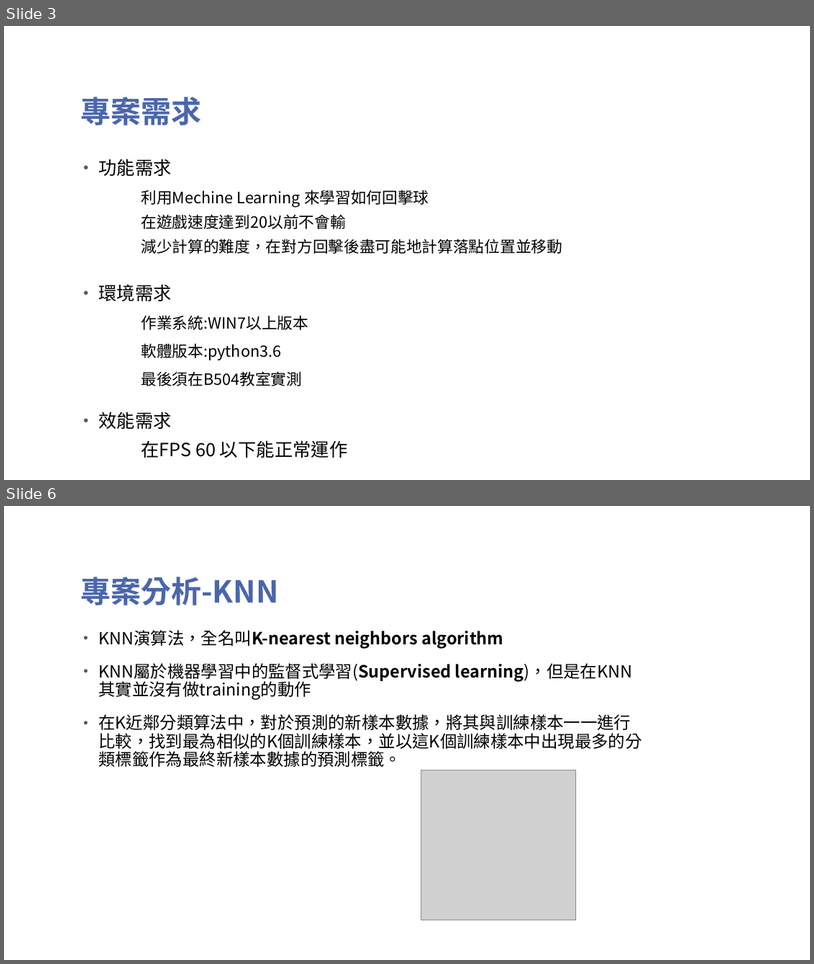
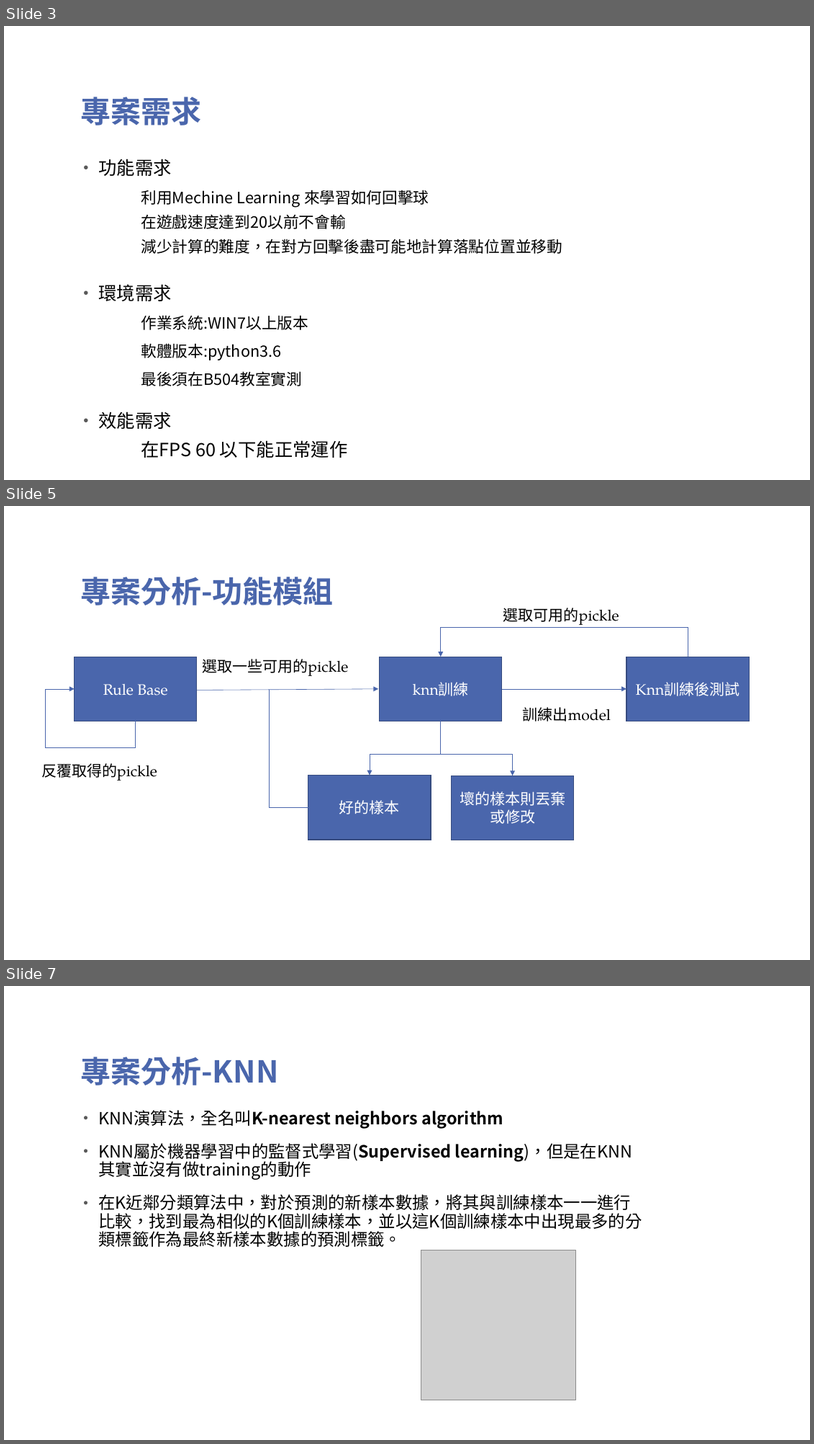
Before and after one commit to TsaiHaoWei/Machine-Learning, a slide deck: Finally project/Pingpong_第六組.pptx. Shown one above the other, each under a label of ours: slides 3 and 6 before the commit, slides 3, 5 and 7 after it; the slides between them are not shown. The pictures are 814x964 and 814x1444 pixels, drawn with LibreOffice and Linux fonts; fonts in the diff are those of the drawing; grey boxes stand for pictures; background and template pictures are left out. Boxes give left, top, right and bottom in pixels: in the first picture for what was removed or moved away, otherwise in the second. Text is boxed around its words. In the diff, an @@ line names an element or a change of style, - is before the commit and + after.

```diff
--- a/Finally project/Pingpong_第六組.pptx
+++ b/Finally project/Pingpong_第六組.pptx
@@ slide 5 added at [4,506,810,960], background picture (left out) @@
@@ title added at [80,577,334,605], 36 pt, text #4A66AC, bold @@
+專案分析-功能模組
@@ text added at [504,608,620,624], 18 pt, text #000000 @@
+選取可用的pickle
@@ elbow line added from (688, 656) to (441, 627), #4A66AC 0.5 pt @@
@@ arrow added from (441, 627) to (441, 656), #4A66AC 0.5 pt @@
@@ rectangle added at [74,656,196,721], fill #4A66AC, outline #374B7F 1 pt, 18 pt, text #FFFFFF @@
+Rule Base
@@ rectangle added at [380,656,502,721], fill #4A66AC, outline #374B7F 1 pt, 18 pt, text #FFFFFF @@
+knn訓練
@@ rectangle added at [627,656,748,721], fill #4A66AC, outline #374B7F 1 pt, 18 pt, text #FFFFFF @@
+Knn訓練後測試
@@ text added at [203,659,349,675], 18 pt, text #000000 @@
+選取一些可用的pickle
@@ elbow arrow added from (45, 747) to (74, 689), #4A66AC 0.5 pt @@
@@ arrow added from (197, 690) to (378, 689), #4A66AC 0.5 pt @@
@@ elbow line added from (309, 807) to (269, 690), #4A66AC 0.5 pt @@
@@ arrow added from (502, 689) to (627, 689), #4A66AC 0.5 pt @@
@@ elbow line added from (136, 721) to (45, 747), #4A66AC 0.5 pt @@
@@ line added from (441, 721) to (441, 754), #4A66AC 0.5 pt @@
@@ text added at [523,707,611,721], 18 pt, text #000000 @@
+訓練出model
@@ text added at [41,763,157,780], 18 pt, text #000000 @@
+反覆取得的pickle
@@ elbow arrow added from (441, 754) to (370, 775), #4A66AC 0.5 pt @@
@@ elbow arrow added from (441, 754) to (513, 776), #4A66AC 0.5 pt @@
@@ rectangle added at [309,775,430,839], fill #4A66AC, outline #374B7F 1 pt, 18 pt, text #FFFFFF @@
+好的樣本
@@ rectangle added at [452,776,574,840], fill #4A66AC, outline #374B7F 1 pt, 18 pt, text #FFFFFF @@
+壞的樣本則丟棄或修改
@@ what was slide 6 is now slide 7 @@
```
Also in this commit, not shown: 2 slides changed, 2 slides removed, 1 other file.
